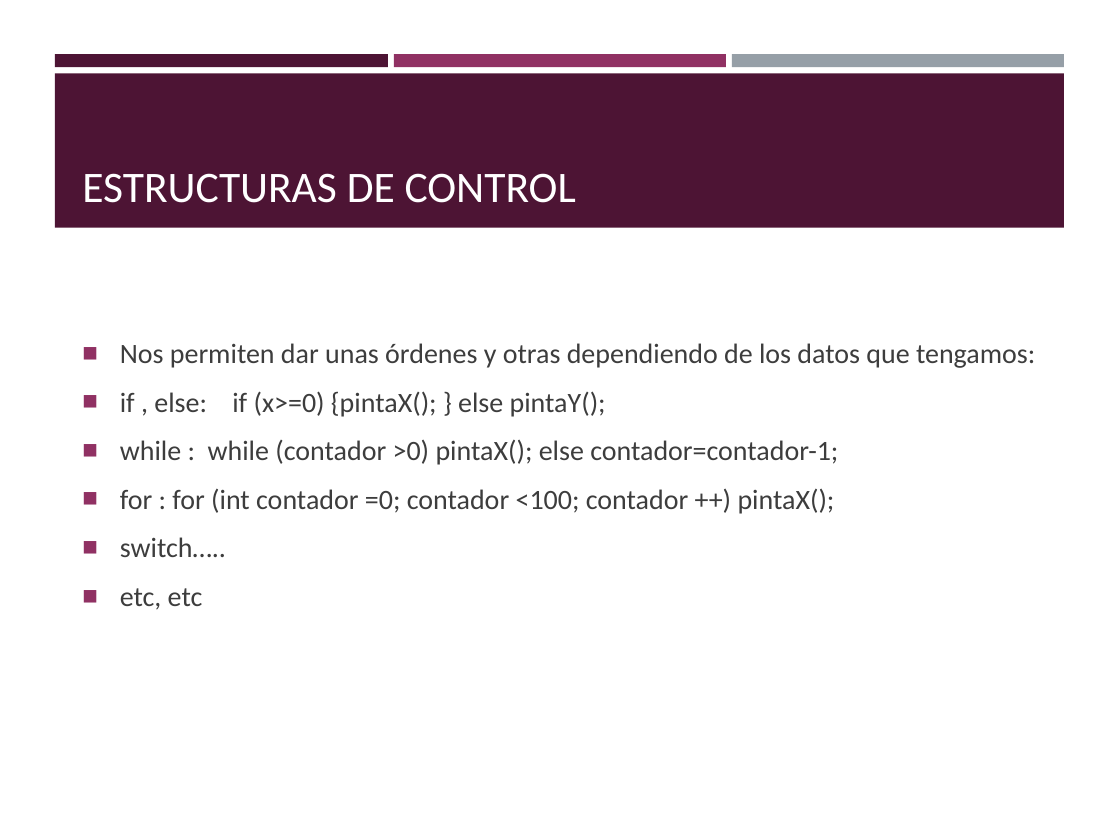
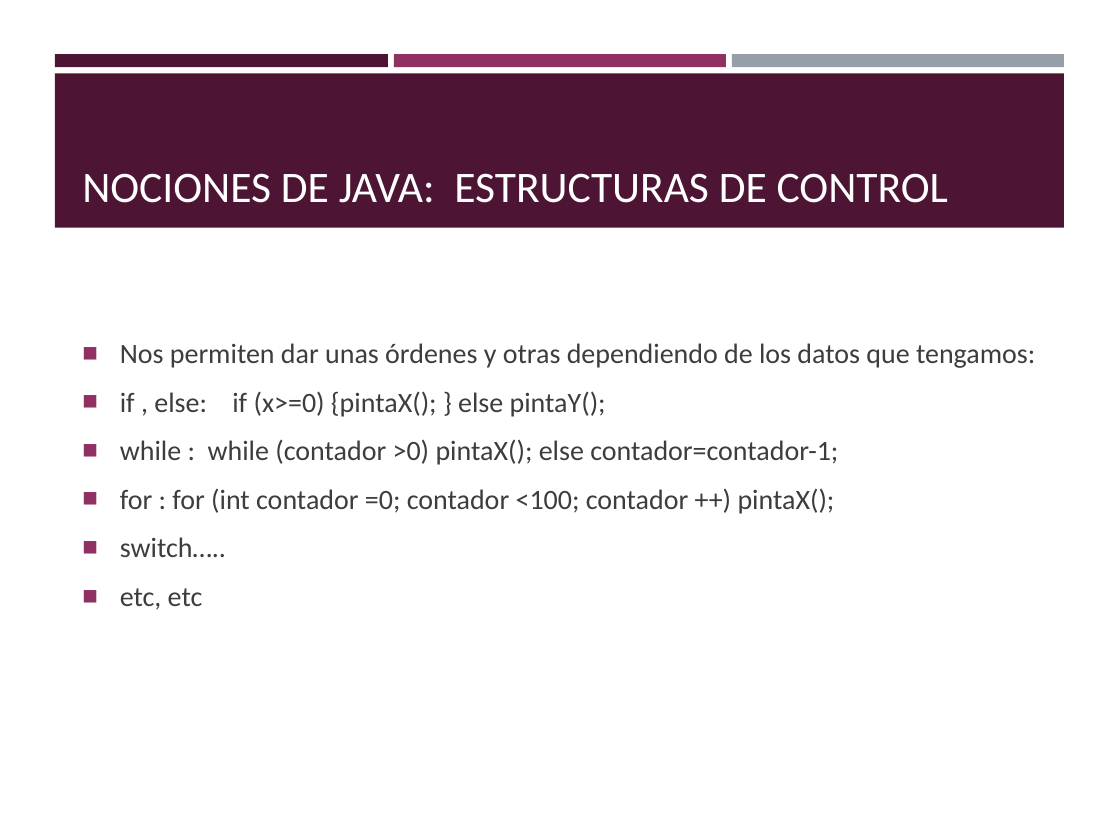
Before and after one commit to Avidabits/electroartistas, a slide deck: slide 16 of TallerProcessing/Introducción mínima a Processing.pptx (slide 8 before the commit). Drawn at 1120x840 pixels with LibreOffice and Linux fonts; fonts in the diff are those of the drawing. Boxes give left, top, right and bottom in pixels: in the first picture for what was removed or moved away, otherwise in the second. Text is boxed around its words. In the diff, an @@ line names an element or a change of style, - is before the commit and + after.

```diff
--- a/TallerProcessing/Introducción mínima a Processing.pptx
+++ b/TallerProcessing/Introducción mínima a Processing.pptx
@@ title at [82, 173, 948, 203]: text changed @@
-ESTRUCTURAS DE CONTROL
+NOCIONES DE JAVA: ESTRUCTURAS DE CONTROL
```
Also in this commit, not shown: 8 other slides changed, 5 slides added, 4 other files.
